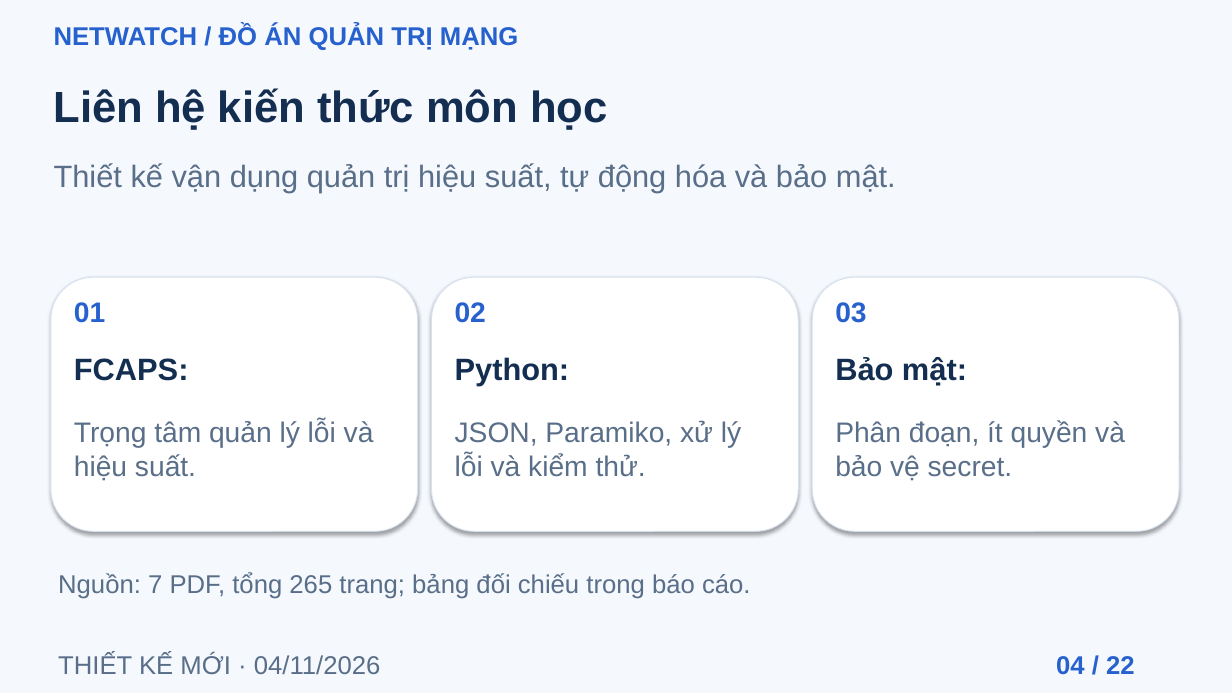
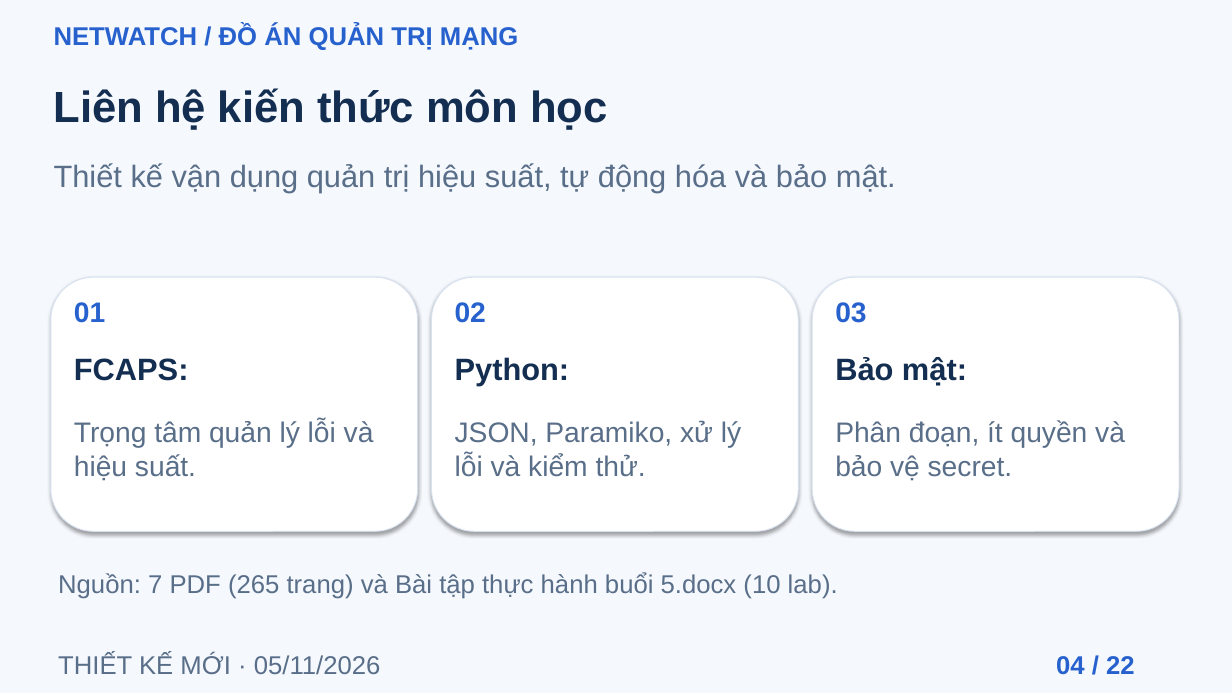
Before and after one commit to tunato2807-del/qtmnc, a slide deck: slide 4 of docs/presentation/NetWatch_22_slide.pptx. Drawn at 1232x693 pixels with LibreOffice and Linux fonts; fonts in the diff are those of the drawing. Boxes give left, top, right and bottom in pixels: in the first picture for what was removed or moved away, otherwise in the second. Text is boxed around its words. In the diff, an @@ line names an element or a change of style, - is before the commit and + after.

```diff
--- a/docs/presentation/NetWatch_22_slide.pptx
+++ b/docs/presentation/NetWatch_22_slide.pptx
@@ text at bbox=[58, 573, 838, 599]: text changed @@
-Nguồn: 7 PDF, tổng 265 trang; bảng đối chiếu trong báo cáo.
+Nguồn: 7 PDF (265 trang) và Bài tập thực hành buổi 5.docx (10 lab).
@@ text at bbox=[58, 653, 381, 674]: text changed @@
-THIẾT KẾ MỚI · 04/11/2026
+THIẾT KẾ MỚI · 05/11/2026
```
Also in this commit, not shown: 21 other slides changed, 46 other files.
